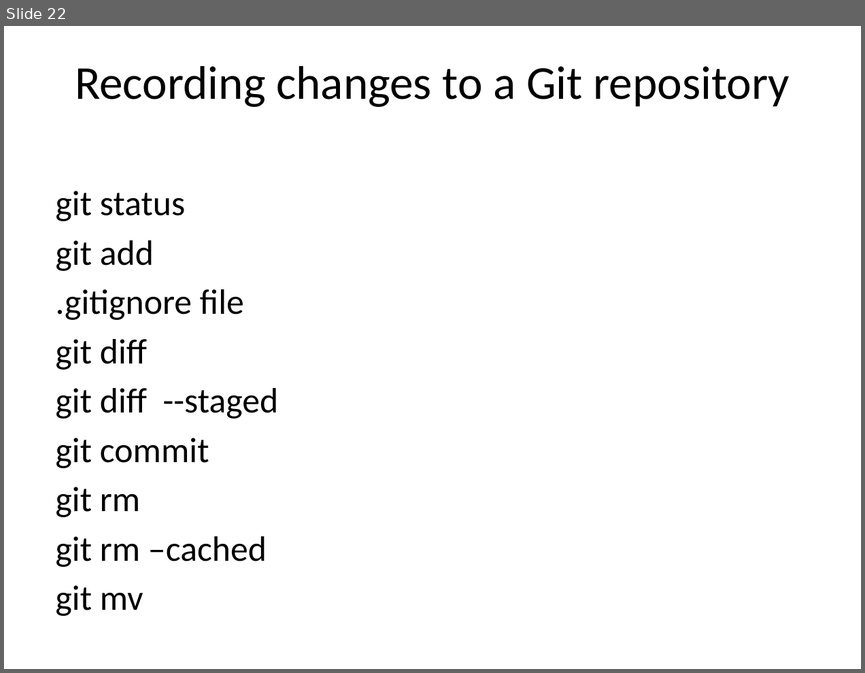
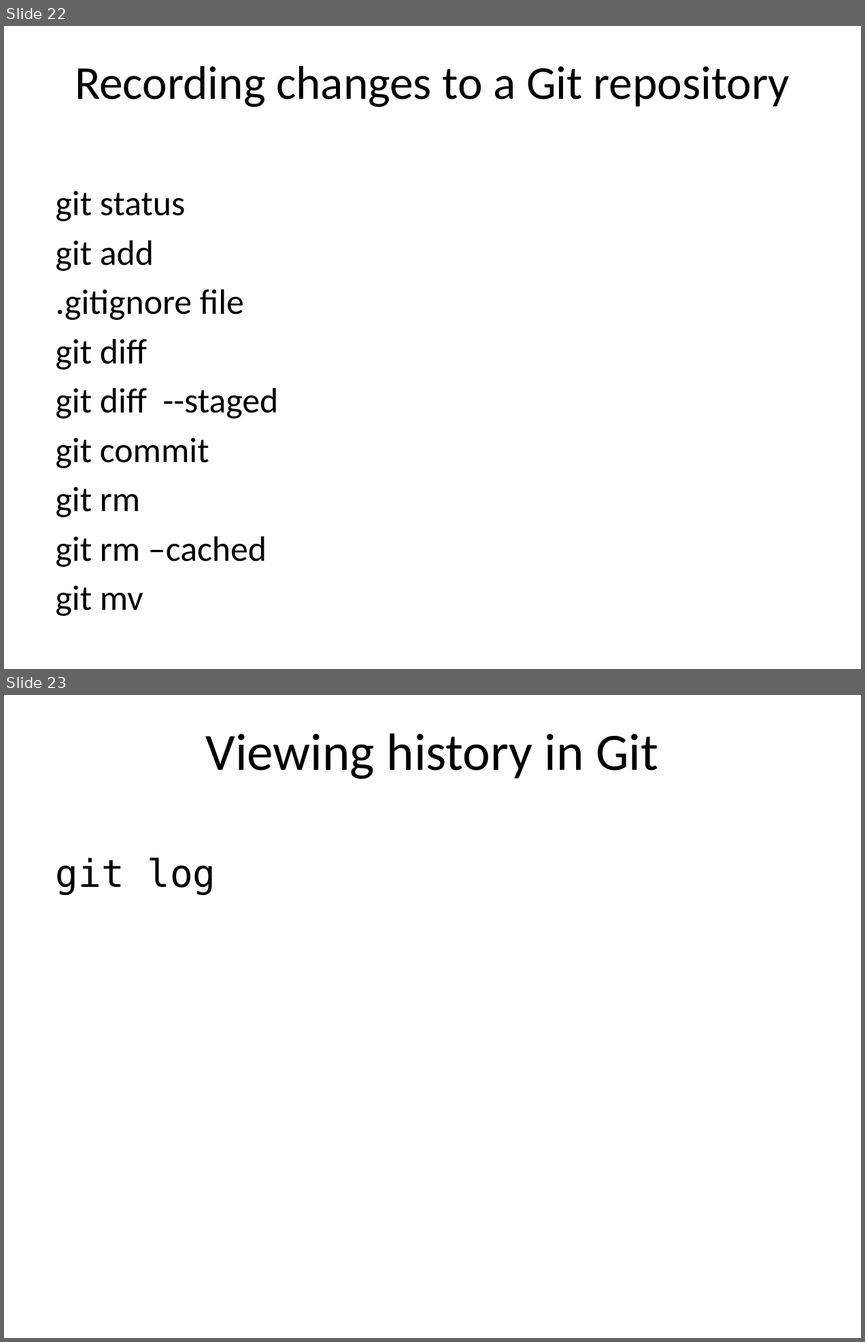
Before and after one commit to agentzz9/GITBasics, a slide deck: GIT version control.pptx. Shown one above the other, each under a label of ours: slide 22 before the commit, slides 22 and 23 after it. The pictures are 865x673 and 865x1342 pixels, drawn with LibreOffice and Linux fonts; fonts in the diff are those of the drawing. Boxes give left, top, right and bottom in pixels: in the first picture for what was removed or moved away, otherwise in the second. Text is boxed around its words. In the diff, an @@ line names an element or a change of style, - is before the commit and + after.

```diff
--- a/GIT version control.pptx
+++ b/GIT version control.pptx
@@ slide 23 added at (x1=4, y1=695, x2=861, y2=1338), background #FFFFFF @@
@@ title added at (x1=206, y1=733, x2=658, y2=779), 44 pt, text #000000 @@
+Viewing history in Git
@@ text added at (x1=56, y1=858, x2=215, y2=895), 32 pt, text #000000 @@
+git log
```
Also in this commit, not shown: 9 other slides added.
